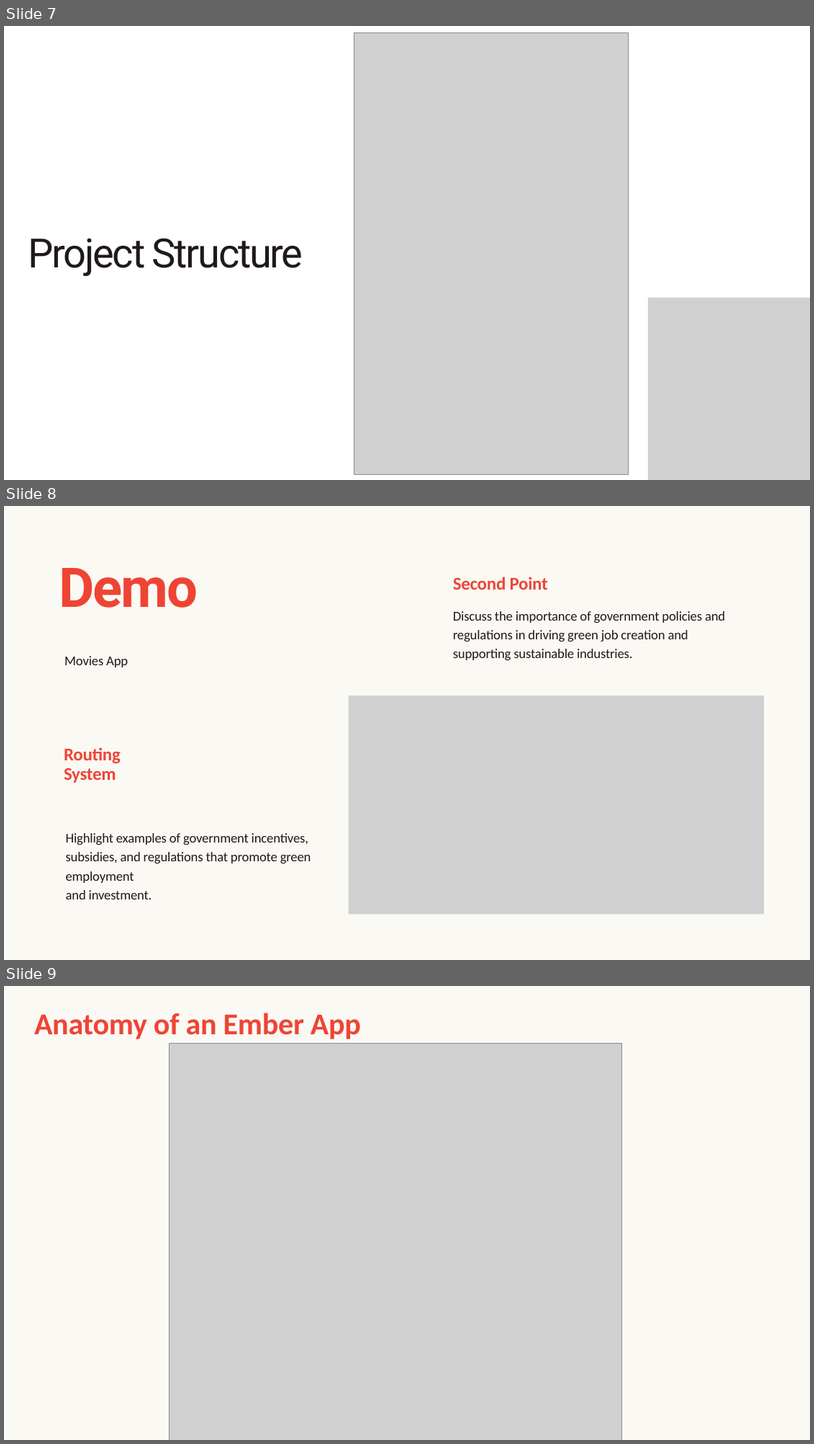
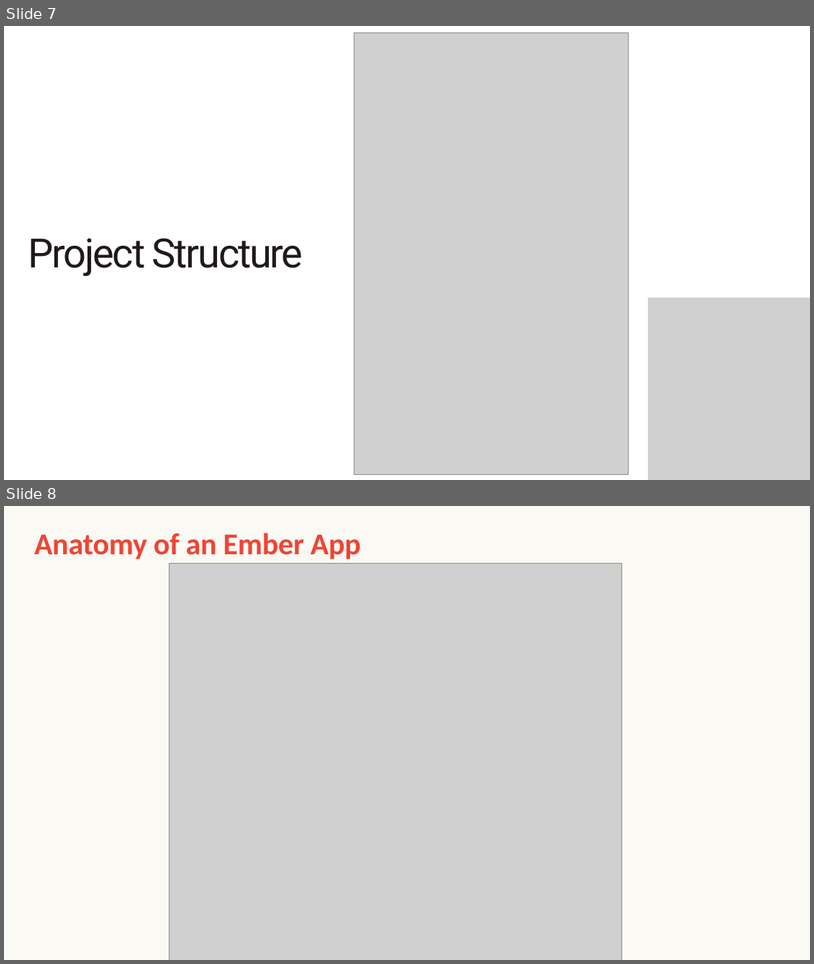
Before and after one commit to welcey96/AdvTopics, a slide deck: EmberJS.pptx. Shown one above the other, each under a label of ours: slides 7, 8 and 9 before the commit, slides 7 and 8 after it. The pictures are 814x1444 and 814x964 pixels, drawn with LibreOffice and Linux fonts; fonts in the diff are those of the drawing; grey boxes stand for pictures. Boxes give left, top, right and bottom in pixels: in the first picture for what was removed or moved away, otherwise in the second. Text is boxed around its words. In the diff, an @@ line names an element or a change of style, - is before the commit and + after.

```diff
--- a/EmberJS.pptx
+++ b/EmberJS.pptx
@@ slide 8 removed at (4, 506, 810, 960), background #FAF9F4 @@
@@ text removed at (59, 568, 198, 608) @@
-Demo
@@ text removed at (453, 577, 548, 590) @@
-Second Point
@@ text removed at (453, 611, 725, 660) @@
-Discuss the importance of government policies and regulations in driving green job creation and supporting sustainable industries.
@@ text removed at (64, 656, 128, 667) @@
-Movies App
@@ picture removed at (349, 695, 764, 914) @@
@@ text removed at (64, 747, 121, 782) @@
-Routing System
@@ freeform shape removed at (368, 805, 743, 890) @@
@@ text removed at (66, 833, 311, 899) @@
-Highlight examples of government incentives, subsidies, and regulations that promote green employment
-and investment.
@@ what was slide 9 is now slide 8 @@
```
Also in this commit, not shown: 1 slide changed, 2 slides added.
